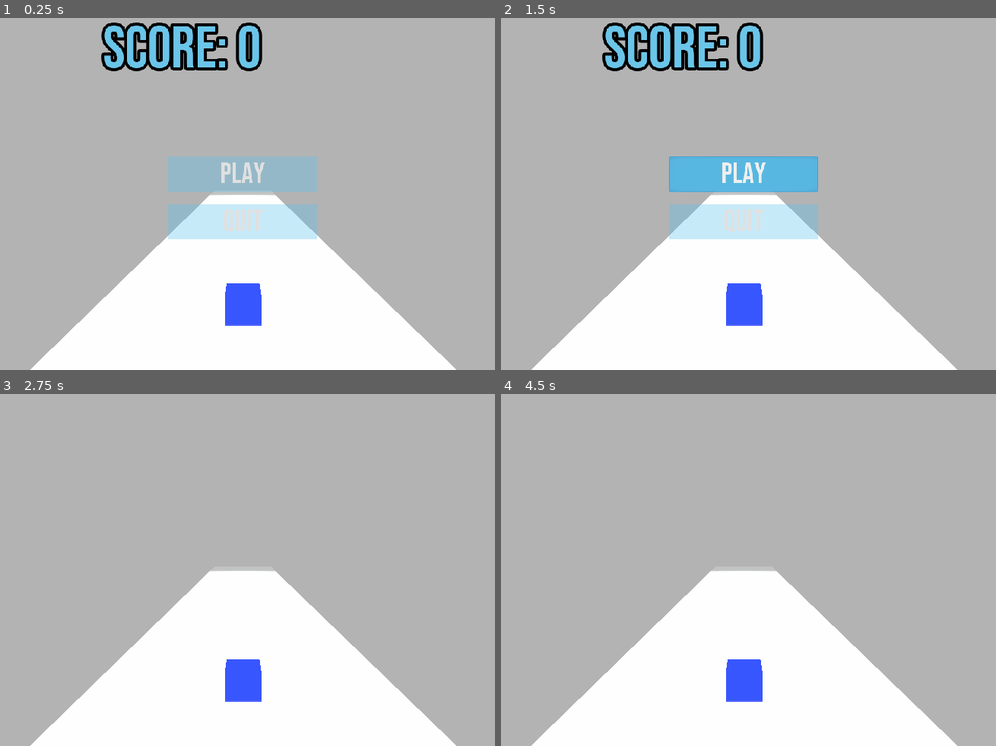
Above: before the commit, frames 1-4 (two rows, left to right).
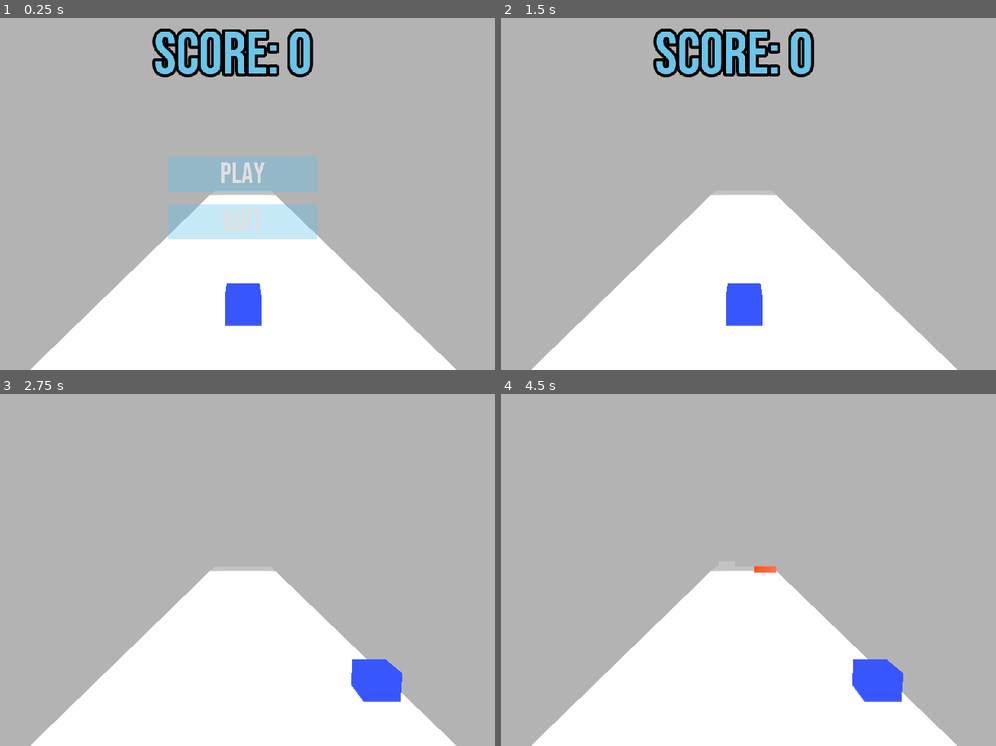
Above: after the commit, the same moments.

Repository: CrealStudio/Godot-Brackeys
Game: Godot game, scene res://scenes/World.tscn
The game is run twice, just before and just after one commit, with the same random seed, the same clock (stepped at 60 frames per second) and the same inputs.
Inputs (mouse positions are in pixels of both pictures, inside the frame that each line leads up to):
- Up to frame 1 (0.25 s): no input
- Up to frame 2 (1.5 s): click "PLAY" at 0.5 s; click (743, 172) at 1.25 s, where only the run before the commit has a clickable "PLAY"
- Up to frame 3 (2.75 s): tap Enter at 2 s; hold D (right) from 2.03 s (still down)
- Up to frame 4 (4.5 s): release D (right) at 2.78 s; hold A (left) 2.78-3.53 s; hold D (right) from 3.53 s (still down)

The runs differ from the first frame. In frame 1, 4.7% of the frame differs, in the area x 20-64%, y 1-17%; in frame 2, 11%, in the area x 20-65%, y 1-63%; in frame 3, 2.0%; in frame 4, 2.1%.

Commit message:
maybe tommorow

Diff:
--- a/Bracckeys but godot/scenes/World.tscn
+++ b/Bracckeys but godot/scenes/World.tscn
@@ -7,9 +7,6 @@
 [ext_resource path="res://assets/font/BebasNeue-Regular.ttf" type="DynamicFontData" id=5]
 [ext_resource path="res://scenes/button_theme.tres" type="Theme" id=6]
 [ext_resource path="res://scripts/MainMenu.gd" type="Script" id=7]
-
-[sub_resource type="BoxShape" id=1]
-extents = Vector3( 8, 4, 1 )
 
 [sub_resource type="BoxShape" id=2]
 extents = Vector3( 6.25308, 4.24265, 1.70688 )
@@ -38,11 +35,6 @@
 
 [sub_resource type="BoxShape" id=4]
 
-[sub_resource type="CubeMesh" id=5]
-
-[sub_resource type="SpatialMaterial" id=6]
-albedo_color = Color( 0.215686, 0.215686, 0.215686, 0.211765 )
-
 [sub_resource type="DynamicFont" id=7]
 size = 60
 outline_size = 3
@@ -67,19 +59,12 @@
 [node name="Player" parent="." instance=ExtResource( 1 )]
 transform = Transform( 1.2, 0, 0, 0, 1, 0, 0, 0, 1, 0, 1.5, 7.75616 )
 
-[node name="Area" type="Area" parent="."]
-transform = Transform( 1, 0, 0, 0, 1, 0, 0, 0, 0.0132792, 0, 0, -49.4233 )
-
-[node name="CollisionShape" type="CollisionShape" parent="Area"]
-transform = Transform( 1, 0, 0, 0, 1, 0, 0, 0, 1, -0.275031, 3.42905, -24.6046 )
-shape = SubResource( 1 )
-
 [node name="Camera" type="Camera" parent="."]
 transform = Transform( 1, 0, 0, 0, 0.993657, 0.112457, 0, -0.112457, 0.993657, -0.0388412, 11.1737, 24.4079 )
 current = true
 
 [node name="SpawnPoints" type="Spatial" parent="."]
-transform = Transform( 1, 0, 0, 0, 1, 0, 0, 0, 1, 0, 1.6499, -110.221 )
+transform = Transform( 1, 0, 0, 0, 1, 0, 0, 0, 1, 0, 1.6499, -47.545 )
 
 [node name="P1" type="Position3D" parent="SpawnPoints"]
 transform = Transform( 1, 0, 0, 0, 1, 0, 0, 0, 1, -6.64654, 0, -46.782 )
@@ -111,22 +96,12 @@
 [node name="CollisionShape" type="CollisionShape" parent="Wall"]
 shape = SubResource( 4 )
 
-[node name="MeshInstance" type="MeshInstance" parent="Wall"]
-transform = Transform( 1, 0, 0, 0, 1, 0, 0, 0, 1, 0.374184, 0, 0 )
-mesh = SubResource( 5 )
-material/0 = SubResource( 6 )
-
 [node name="Wall2" type="StaticBody" parent="."]
 transform = Transform( 1, 0, 0, 0, 20, 0, 0, 0, 131.112, 11.3656, 18.0352, -115.24 )
 visible = false
 
 [node name="CollisionShape" type="CollisionShape" parent="Wall2"]
 shape = SubResource( 4 )
-
-[node name="MeshInstance" type="MeshInstance" parent="Wall2"]
-transform = Transform( 1, 0, 0, 0, 1, 0, 0, 0, 1, 0.374184, 0, 0 )
-mesh = SubResource( 5 )
-material/0 = SubResource( 6 )
 
 [node name="ScoreTimer" type="Timer" parent="."]
 
@@ -152,20 +127,17 @@
 margin_right = 40.0
 margin_bottom = 40.0
 
-[node name="ColorRect" type="ColorRect" parent="MainMenu/Control"]
-self_modulate = Color( 1, 1, 1, 0 )
-anchor_right = 1.0
-anchor_bottom = 1.0
-color = Color( 0.231373, 0.231373, 0.231373, 0.505882 )
-
 [node name="Label" type="Label" parent="MainMenu/Control"]
 anchor_left = 0.5
+anchor_top = 0.5
 anchor_right = 0.5
-margin_left = 257.0
-margin_right = 727.0
-margin_bottom = 120.0
+anchor_bottom = 4.28
+margin_left = 343.0
+margin_top = -10.0
+margin_right = 642.0
+margin_bottom = -41.2
 theme = SubResource( 9 )
-text = "UNTITLED GAME"
+text = "CUBE RUN"
 align = 3
 
 [node name="VBoxContainer" type="VBoxContainer" parent="MainMenu/Control"]
@@ -198,9 +170,7 @@
 text = "QUIT"
 
 [node name="Tween" type="Tween" parent="MainMenu"]
-pause_mode = 2
 
-[connection signal="body_entered" from="Area" to="." method="_on_Area_body_entered"]
 [connection signal="timeout" from="SpawnPoints/Timer" to="." method="_on_Timer_timeout"]
 [connection signal="body_entered" from="DelArea" to="." method="_on_Area2_body_entered"]
 [connection signal="pressed" from="MainMenu/Control/VBoxContainer/Play" to="MainMenu" method="_on_Play_pressed"]
--- a/Bracckeys but godot/scripts/MainMenu.gd
+++ b/Bracckeys but godot/scripts/MainMenu.gd
@@ -3,7 +3,8 @@
 var can_pause : bool = true
 onready var MainMenu : Control = $Control
 onready var ScoreLabel : Label = $Control/Label
-onready var PlayBtn = $Control/VBoxContainer/Play
+onready var PlayBtn : Button = $Control/VBoxContainer/Play
+onready var QuitBtn : Button = $Control/VBoxContainer/Quit
 
 func _ready():
 	pause()
@@ -20,14 +21,26 @@
 		get_tree().set_deferred("paused", false)
 
 func _on_Play_pressed():
-	$Tween.interpolate_property(PlayBtn, "position", Vector2(0,0), Vector2(0, 1000), .5, Tween.TRANS_LINEAR, Tween.EASE_IN_OUT)
+	$Tween.interpolate_property(PlayBtn, "rect_position:x", 0, 1000, Tween.TRANS_LINEAR, Tween.EASE_IN_OUT)
+
+	$Tween.interpolate_property(QuitBtn, "rect_position:x", 0, -1000, Tween.TRANS_LINEAR, Tween.EASE_OUT)
+
 	$Tween.start()
 
 	yield(get_tree().create_timer(1), "timeout")
+
 	if get_tree().paused:
-
 		MainMenu.visible = false
 		ScoreLabel.visible = true
+		resume()
+	else:
+		ScoreLabel.visible = false
+
+
+
+
+
+
 
 func _on_Quit_pressed():
 	get_tree().quit()
--- a/Bracckeys but godot/scripts/Ui.gd
+++ b/Bracckeys but godot/scripts/Ui.gd
@@ -6,6 +6,7 @@
 
 func _on_Retry_pressed():
 	get_tree().change_scene("res://scenes/World.tscn")
+	Global.score = 0
 
 
 func _on_Quit_pressed():
--- a/Bracckeys but godot/scripts/World.gd
+++ b/Bracckeys but godot/scripts/World.gd
@@ -6,11 +6,6 @@
 onready var spawn2 : Node = $SpawnPoints/P2
 onready var spawn3 : Node = $SpawnPoints/P3
 onready var SpawnTimer : Node = $SpawnPoints/Timer
-
-
-var can_pause : bool = true
-
-var weight :float = .1
 
 func _ready():
 	SpawnTimer.wait_time = Global.SpawnTimer
Not shown: 1 places in Bracckeys but godot/scenes/World.tscn that only renumber resources
